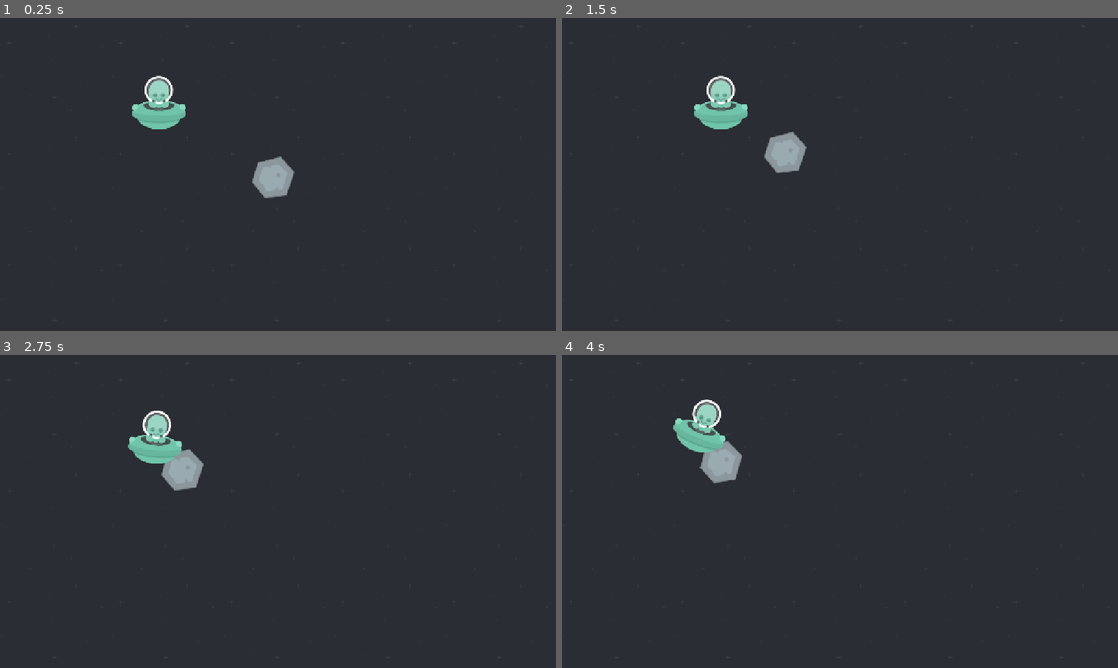
Above: before the commit, frames 1-4 (two rows, left to right).
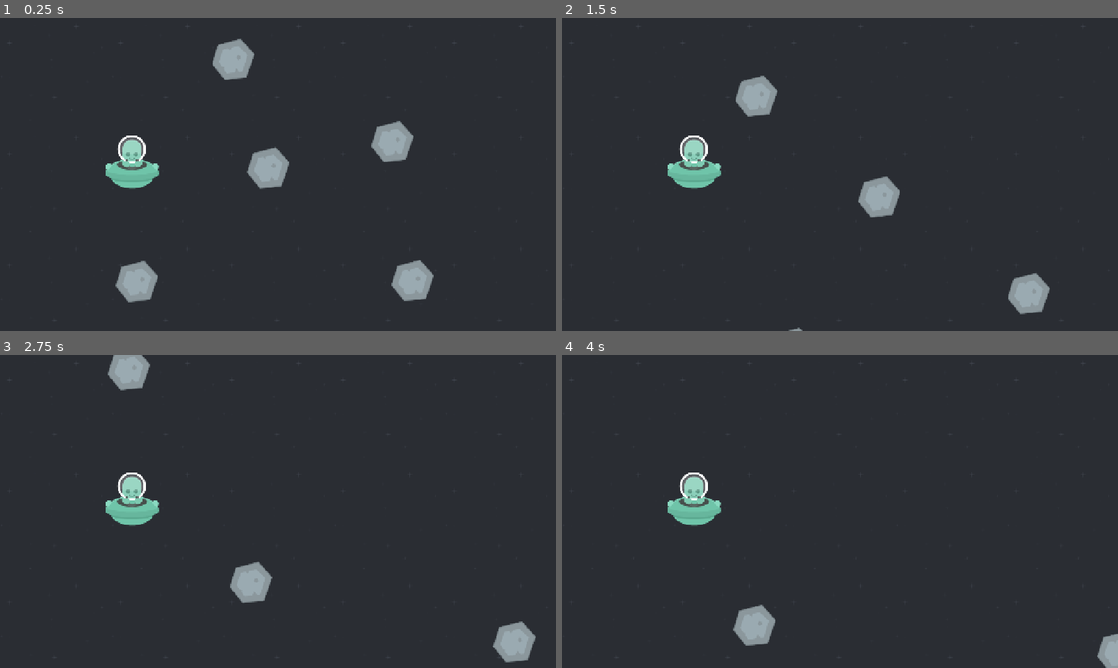
Above: after the commit, the same moments.

Repository: Tofu-Gang/asteroid-attack
Game: Godot game, scene res://scenes/game.tscn
The game is run twice, just before and just after one commit, with the same random seed, the same clock (stepped at 60 frames per second) and the same inputs.
Inputs:
- Up to frame 1 (0.25 s): no input
- Up to frame 2 (1.5 s): no input
- Up to frame 3 (2.75 s): no input
- Up to frame 4 (4 s): no input

The runs differ from the first frame. In frame 1, 5.6% of the frame differs, in the area x 19-78%, y 6-91%; in frame 2, 5.0%; in frame 3, 4.9%; in frame 4, 3.8%.

Commit message:
32. Random Numbers

Diff:
--- a/scenes/game.tscn
+++ b/scenes/game.tscn
@@ -15,9 +15,21 @@
 metadata/_edit_lock_ = true
 
 [node name="Player" parent="." unique_id=336276440 instance=ExtResource("2_yqjtg")]
-position = Vector2(366, 195)
+position = Vector2(304, 331)
 
 [node name="Asteroids" type="Node2D" parent="." unique_id=1468732009]
 
-[node name="Asteroid" parent="Asteroids" unique_id=501276675 instance=ExtResource("3_lnu2h")]
+[node name="Asteroid1" parent="Asteroids" unique_id=501276675 instance=ExtResource("3_lnu2h")]
 position = Vector2(652, 378)
+
+[node name="Asteroid2" parent="Asteroids" unique_id=230669420 instance=ExtResource("3_lnu2h")]
+position = Vector2(539, 127)
+
+[node name="Asteroid3" parent="Asteroids" unique_id=1338319440 instance=ExtResource("3_lnu2h")]
+position = Vector2(938, 259)
+
+[node name="Asteroid4" parent="Asteroids" unique_id=376537019 instance=ExtResource("3_lnu2h")]
+position = Vector2(925, 598)
+
+[node name="Asteroid5" parent="Asteroids" unique_id=1717559947 instance=ExtResource("3_lnu2h")]
+position = Vector2(272, 575)
--- a/scripts/asteroid.gd
+++ b/scripts/asteroid.gd
@@ -2,15 +2,16 @@
 
 # Called when the node enters the scene tree for the first time.
 func _ready() -> void:
-	var my_vector: Vector2 = Vector2(-100.0, -50.0)
-	apply_impulse(my_vector)
-	var result: bool = my_function("Hello, world!")
-	print("result: ", result)
-	print("Subtraction: ", subtract(10.0, 5.0))
+	const FORCE_RANGE: float = 200
+	apply_random_impulse(FORCE_RANGE)
 
-func my_function(message: String) -> bool:
-	print("Here's your message! ", message)
-	return true
+func apply_random_impulse(range: float) -> void:
+	apply_impulse(get_random_force_vector(range))
 
-func subtract(operand_1: float, operand_2: float) -> float:
-	return operand_1 - operand_2
+func get_random_force_vector(range: float) -> Vector2:
+	var x: float = get_random_force(range)
+	var y: float = get_random_force(range)
+	return Vector2(x, y)
+
+func get_random_force(range: float) -> float:
+	return randf_range(-range, range)
